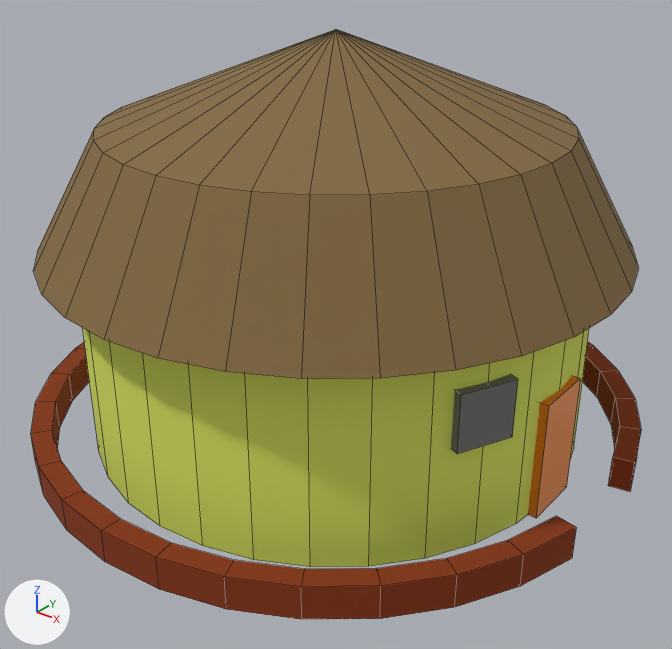
What one commit did to the Blender file Assets/Tiles/Blends/Hut.blend.
Camera for both pictures: a camera (50 mm lens) standing at (0.738, -0.923, 0.667) and looking at (0.03, -0.038, 0.118). Lighting does not change. The marker at lower left points along +X, +Y and +Z. The older version comes first. Mesh edges are drawn as thin lines.
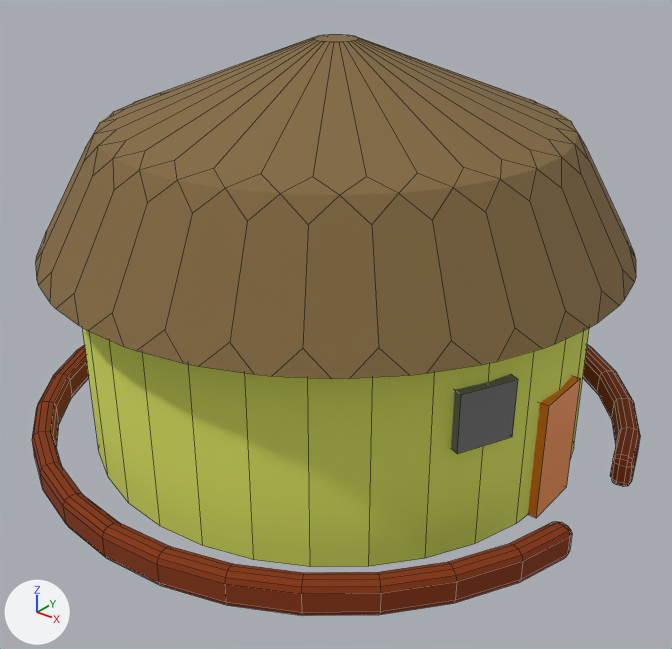
The edits, one by one:
Object 'Cylinder.001' (ob_cylinder_001) gains a BEVEL modifier named 'Bevel'.
Modifier setting: width = 0.0173.
Modifier setting: width_pct = 0.0173.
Modifier setting: segments = 2.
Object 'Cone' (ob_cone) gains a BEVEL modifier named 'Bevel'.
Modifier setting: width = 17.87.
Modifier setting: width_pct = 17.87.
Modifier setting: affect = 'VERTICES'.
Modifier setting: profile = 0.515.

What differs and where, as boxes [x1, y1, x2, y2] in the pictures (672 x 649 px):
'Cone', modifiers changed
    before: [34, 29, 638, 379]
    after: [35, 35, 636, 379]
'Cylinder.001', modifiers changed
    before: [31, 342, 641, 619]
    after: [32, 344, 640, 616]
